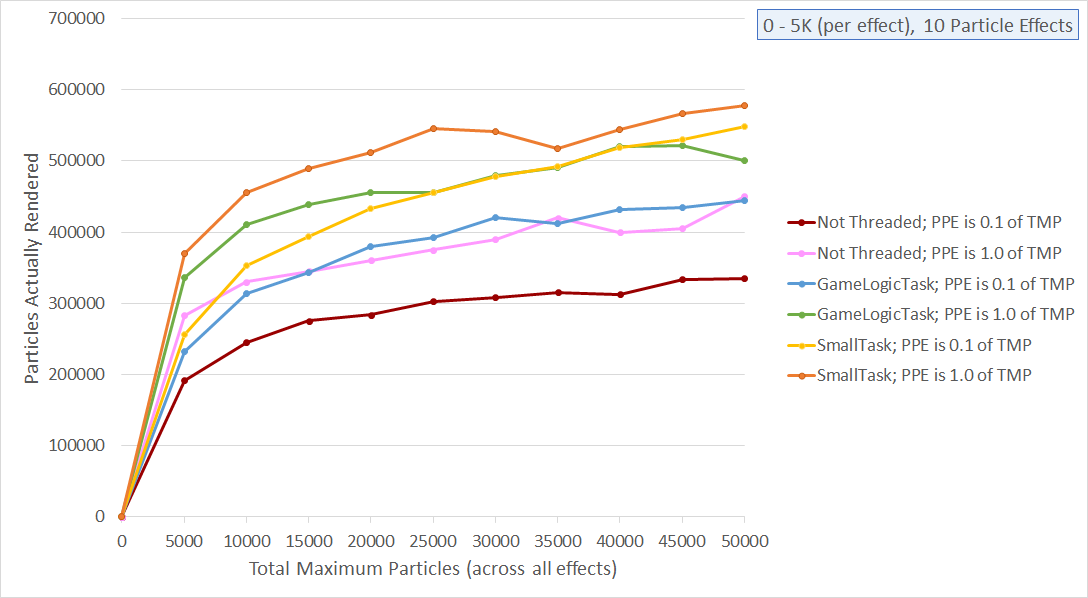
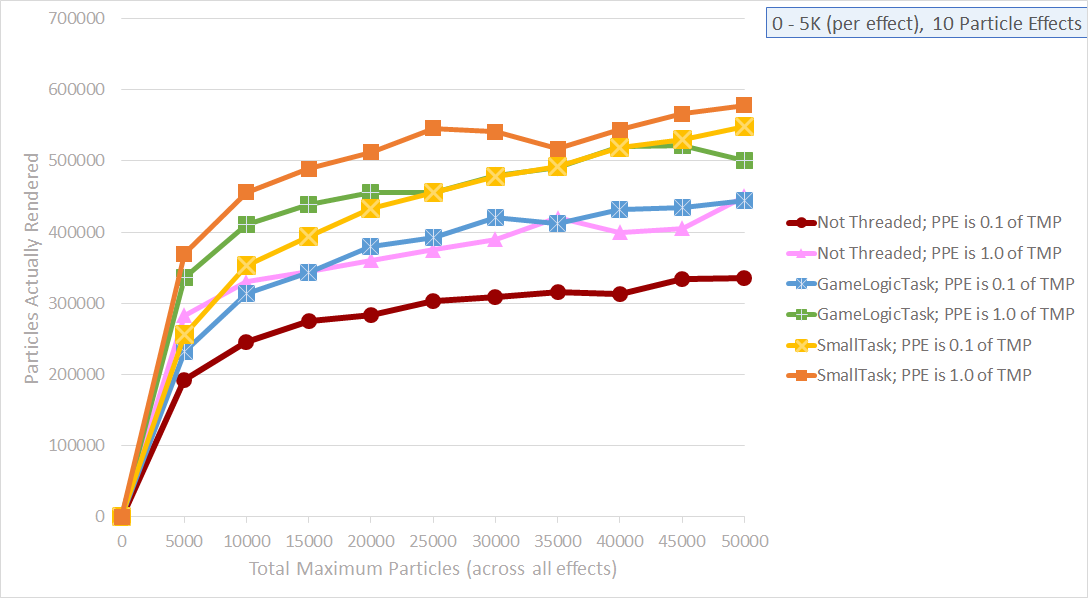
Two versions of the same layered image (1088px x 598px). Layer-by-layer changes:
added layer "Layer 2" above "Layer 1" over <box>23,7,1087,579</box>
